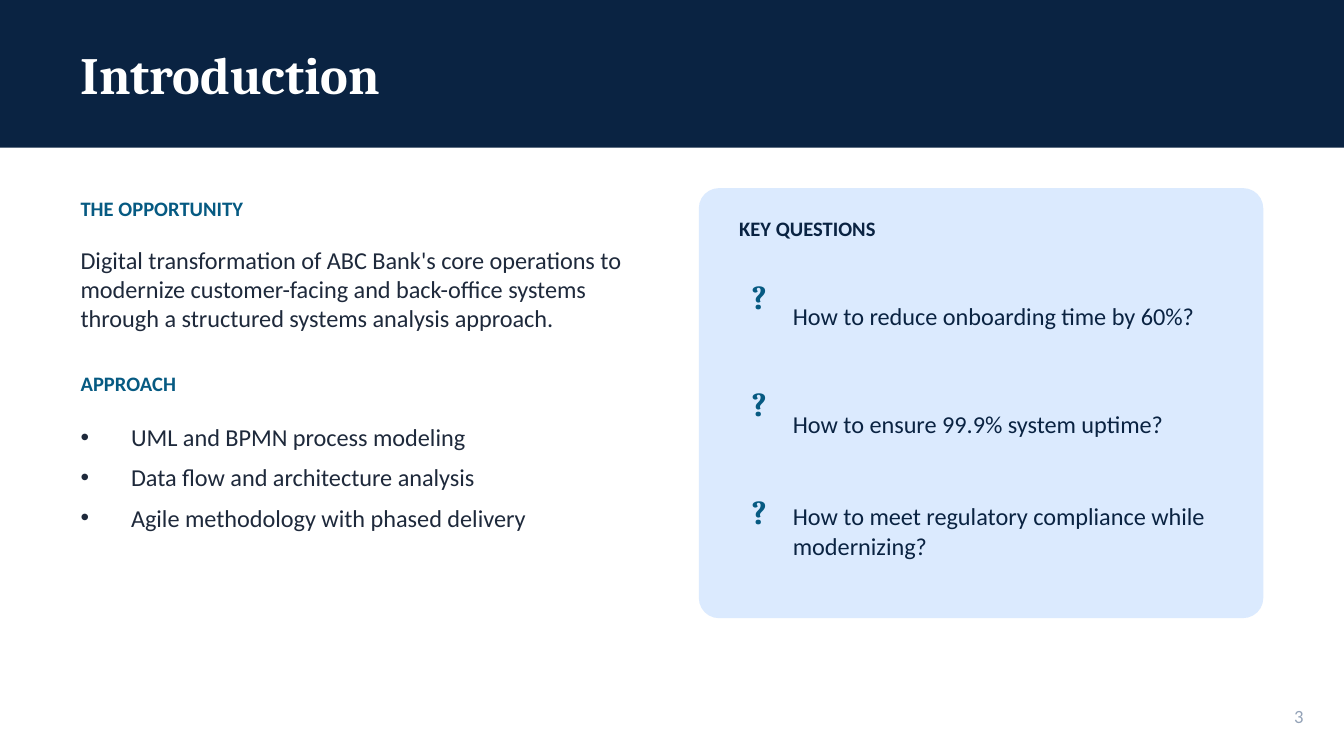
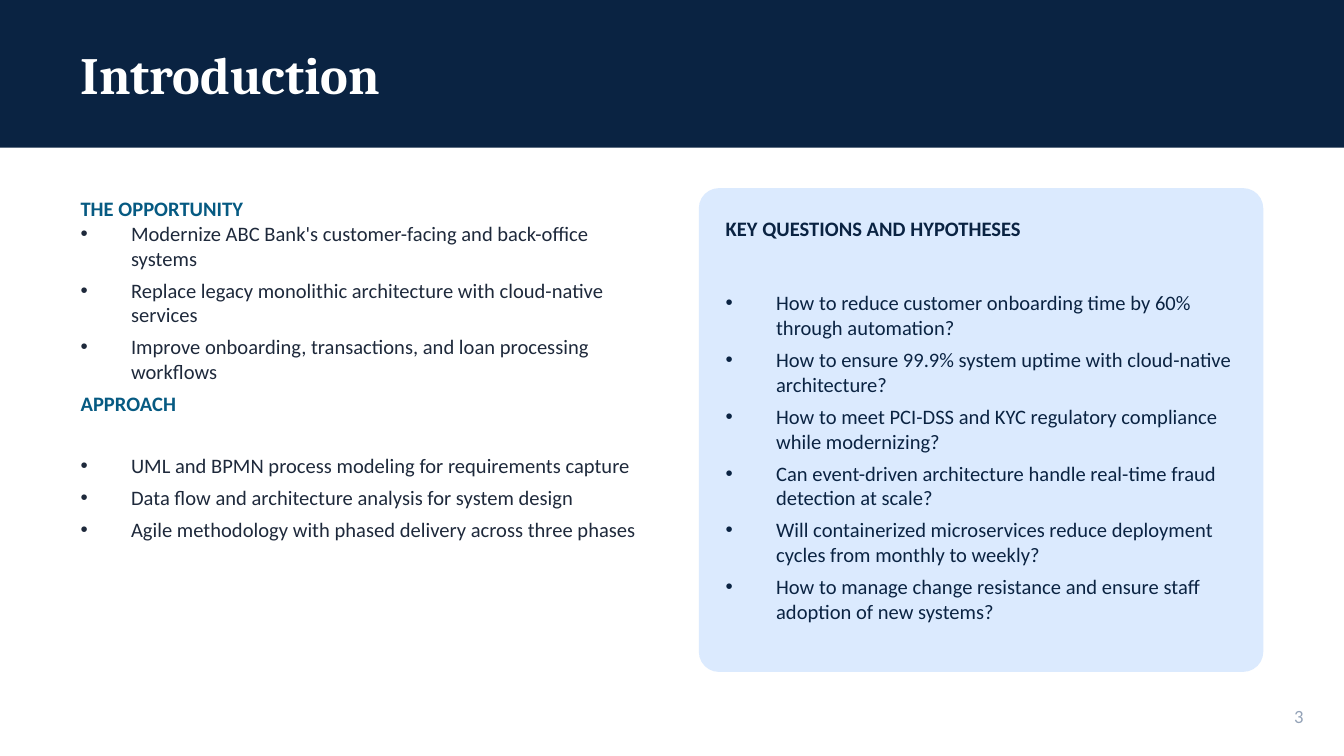
Before and after one commit to WitKoffie/Artist, a slide deck: slide 3 of FinalSubmission.pptx. Drawn at 1344x756 pixels with LibreOffice and Linux fonts; fonts in the diff are those of the drawing. Boxes give left, top, right and bottom in pixels: in the first picture for what was removed or moved away, otherwise in the second. Text is boxed around its words. In the diff, an @@ line names an element or a change of style, - is before the commit and + after.

```diff
--- a/FinalSubmission.pptx
+++ b/FinalSubmission.pptx
@@ rounded rectangle: place and size @@
-rounded rectangle at <box>699,188,1263,618</box>
+rounded rectangle at <box>699,188,1263,672</box>
@@ rounded rectangle at <box>699,188,1263,672</box>: proportions changed @@
@@ text at <box>131,226,603,379</box>: text changed; size 13 to 11 pt @@
-Digital transformation of ABC Bank's core operations to modernize customer-facing and back-office systems through a structured systems analysis approach.
+• Modernize ABC Bank's customer-facing and back-office systems
+• Replace legacy monolithic architecture with cloud-native services
+• Improve onboarding, transactions, and loan processing workflows
@@ text at <box>726,222,1020,239</box>: text changed @@
-KEY QUESTIONS
+KEY QUESTIONS AND HYPOTHESES
@@ text removed at <box>739,276,780,316</box> @@
-?
@@ text added at <box>776,295,1230,623</box>, 11 pt, text #0A2342 @@
+• How to reduce customer onboarding time by 60% through automation?
+• How to ensure 99.9% system uptime with cloud-native architecture?
+• How to meet PCI-DSS and KYC regulatory compliance while modernizing?
+• Can event-driven architecture handle real-time fraud detection at scale?
+• Will containerized microservices reduce deployment cycles from monthly to weekly?
+• How to manage change resistance and ensure staff adoption of new systems?
@@ text removed at <box>793,308,1194,329</box> @@
-How to reduce onboarding time by 60%?
@@ text "APPROACH": place and size @@
-text "APPROACH" at <box>81,377,176,391</box>
+text "APPROACH" at <box>81,397,176,411</box>
@@ text removed at <box>739,383,780,423</box> @@
-?
@@ text removed at <box>793,416,1162,437</box> @@
-How to ensure 99.9% system uptime?
@@ text at <box>131,458,635,541</box>: text changed; size 13 to 11 pt @@
-• UML and BPMN process modeling
-• Data flow and architecture analysis
-• Agile methodology with phased delivery
+• UML and BPMN process modeling for requirements capture
+• Data flow and architecture analysis for system design
+• Agile methodology with phased delivery across three phases
@@ text removed at <box>739,491,780,531</box> @@
-?
@@ text removed at <box>793,508,1204,559</box> @@
-How to meet regulatory compliance while modernizing?
```
Also in this commit, not shown: 17 other slides changed, 5 slides added, 2 slides removed, 2 other files.
